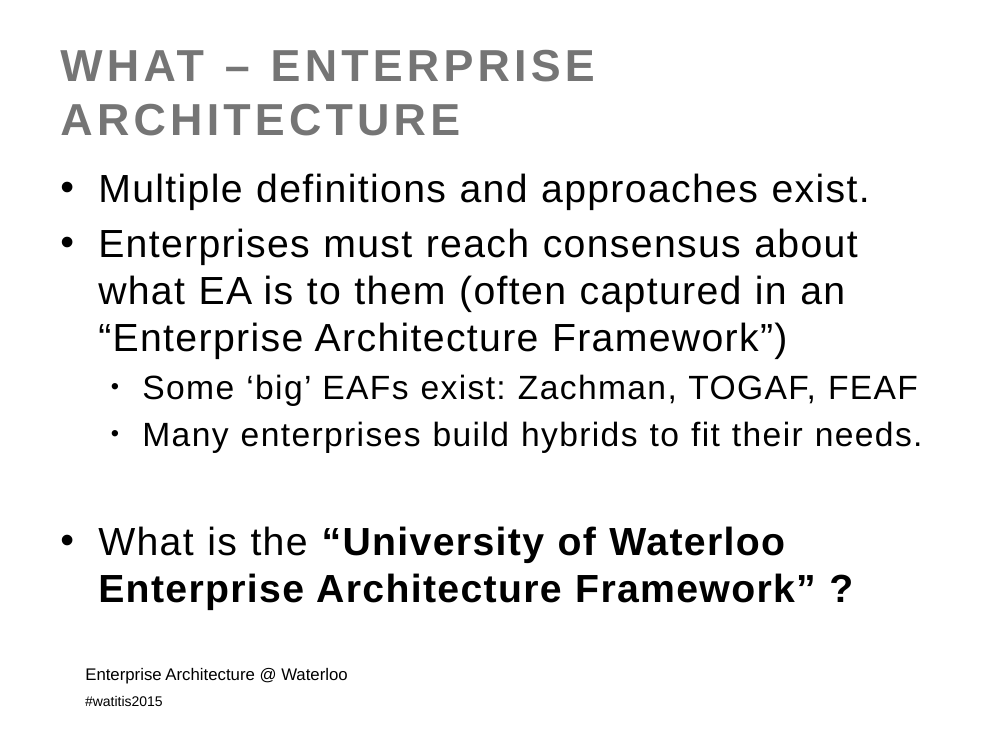
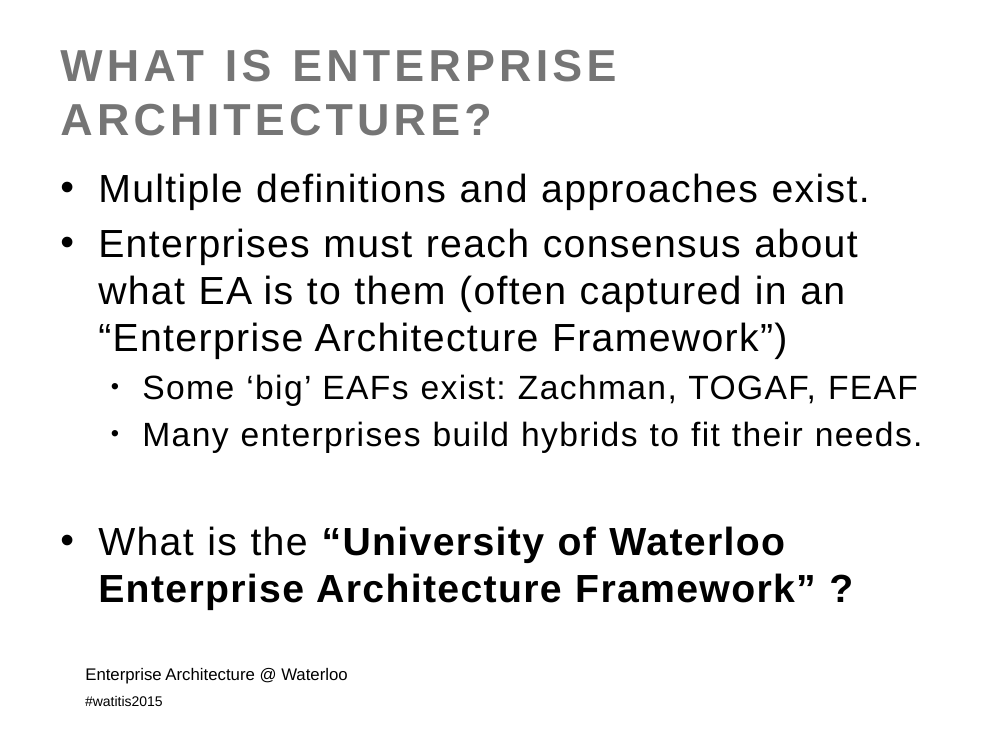
Before and after one commit to colinbellCA/presentation-istea-watitis2015, a slide deck: slide 19 of ISTEA-WatITis2015.pptx. Drawn at 1008x756 pixels with LibreOffice and Linux fonts; fonts in the diff are those of the drawing; background and template pictures are left out. Boxes give left, top, right and bottom in pixels: in the first picture for what was removed or moved away, otherwise in the second. Text is boxed around its words. In the diff, an @@ line names an element or a change of style, - is before the commit and + after.

```diff
--- a/ISTEA-WatITis2015.pptx
+++ b/ISTEA-WatITis2015.pptx
@@ title at box(60, 50, 616, 136): text changed @@
-WHAT – ENTERPRISE ARCHITECTURE
+WHAT IS ENTERPRISE ARCHITECTURE?
```
Also in this commit, not shown: 3 other slides changed, 13 slides added, 1 slide removed, 4 other files.
